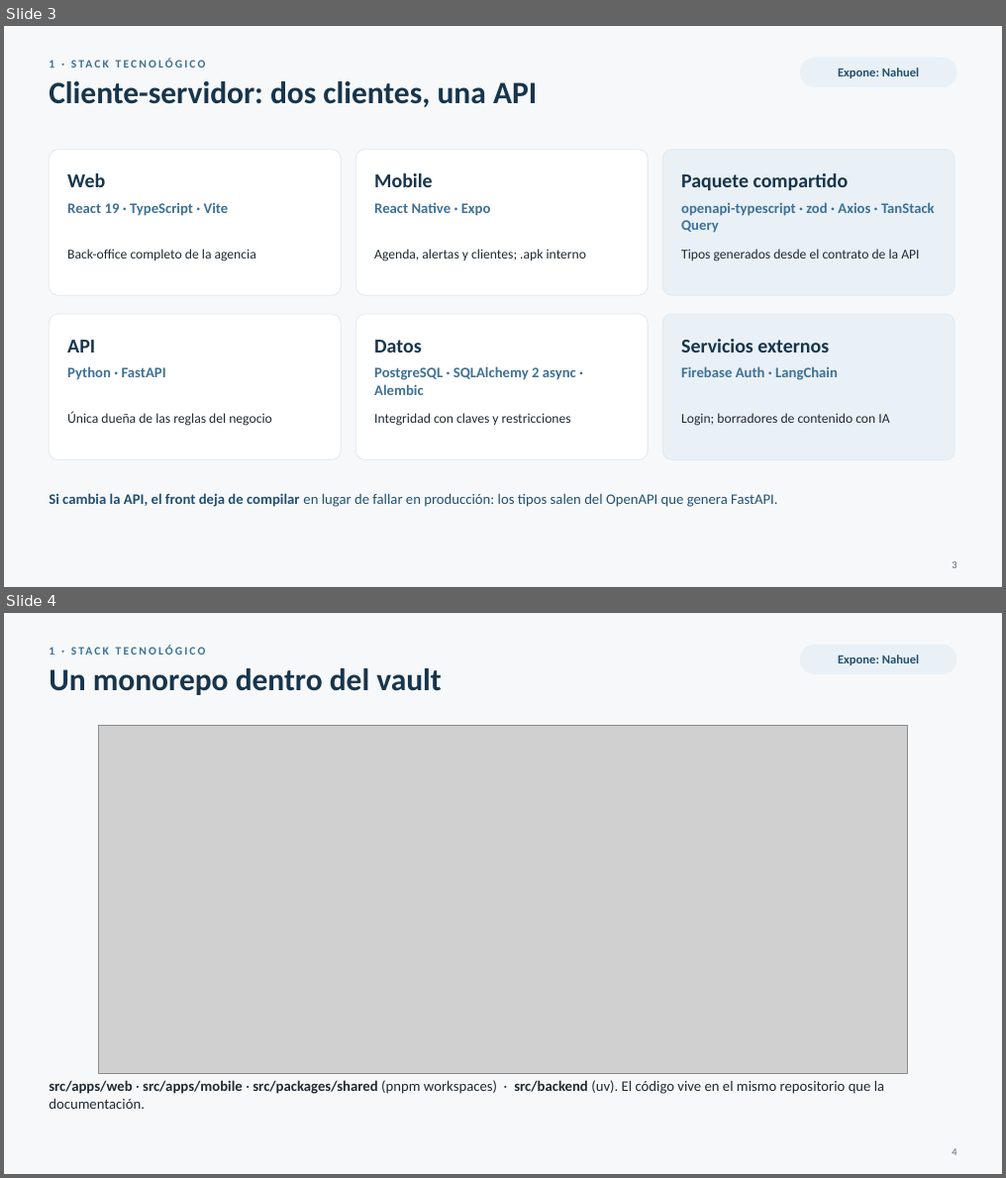
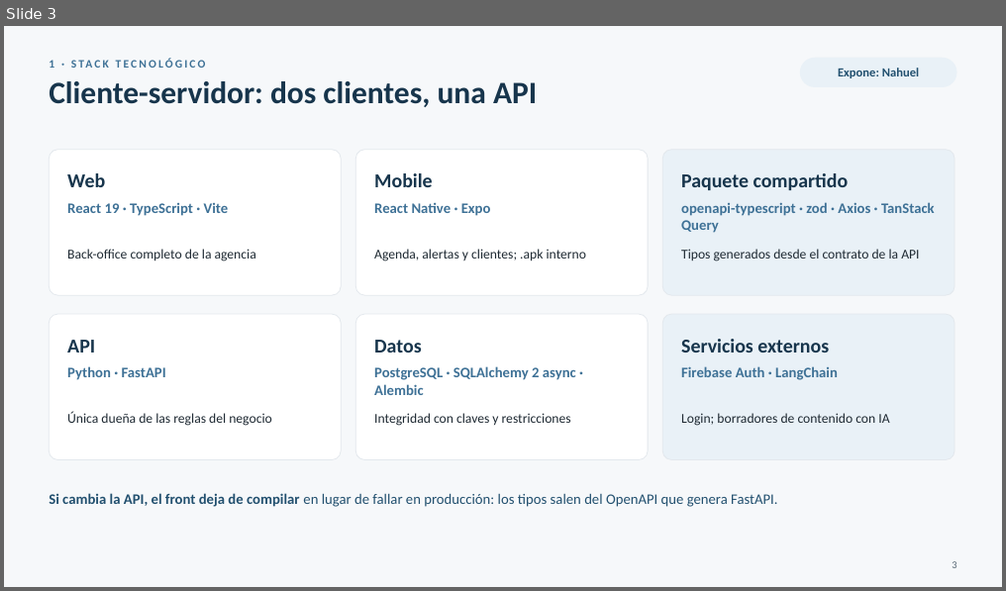
Before and after one commit to FranLuciano04/Vault-Rumbo, a slide deck: 07-Entregables/Video IA/Rumbo — parte técnica (presentación).pptx. Shown one above the other, each under a label of ours: slides 3 and 4 before the commit, slide 3 after it. The pictures are 1006x1178 and 1006x591 pixels, drawn with LibreOffice and Linux fonts; fonts in the diff are those of the drawing; grey boxes stand for pictures. Boxes give left, top, right and bottom in pixels: in the first picture for what was removed or moved away, otherwise in the second. Text is boxed around its words. In the diff, an @@ line names an element or a change of style, - is before the commit and + after.

```diff
--- a/07-Entregables/Video IA/Rumbo — parte técnica (presentación).pptx
+++ b/07-Entregables/Video IA/Rumbo — parte técnica (presentación).pptx
@@ slide 4 removed at [4, 613, 1002, 1174], background #F6F8FA @@
@@ text removed at [49, 647, 54, 655] @@
-1 · STACK TECNOLÓGICO
@@ text removed at [49, 668, 441, 695] @@
-Un monorepo dentro del vault
@@ rounded rectangle removed at [800, 645, 957, 674] @@
@@ text removed at [838, 655, 919, 665] @@
-Expone: Nahuel
@@ picture removed at [98, 725, 908, 1073] @@
@@ text removed at [49, 1080, 884, 1109] @@
-src/apps/web · src/apps/mobile · src/packages/shared (pnpm workspaces) · src/backend (uv). El código vive en el mismo repositorio que la documentación.
@@ text removed at [951, 1149, 956, 1156] @@
-4
```
Also in this commit, not shown: 9 slides changed, 3 slides added, 7 other slides removed, 3 other files.
